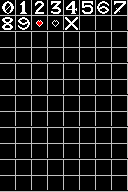
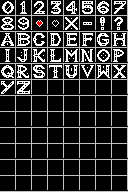
Comparing the layer stacks of the two 128 x 192 images. Changes:
painted on "Paint Layer" over box(1, 2, 126, 94)
